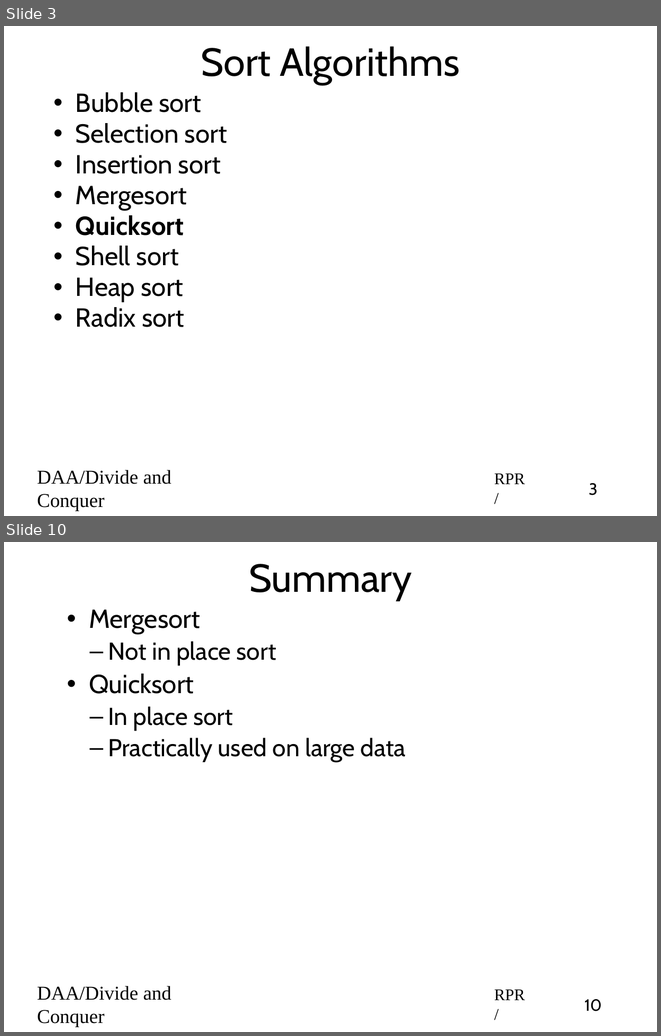
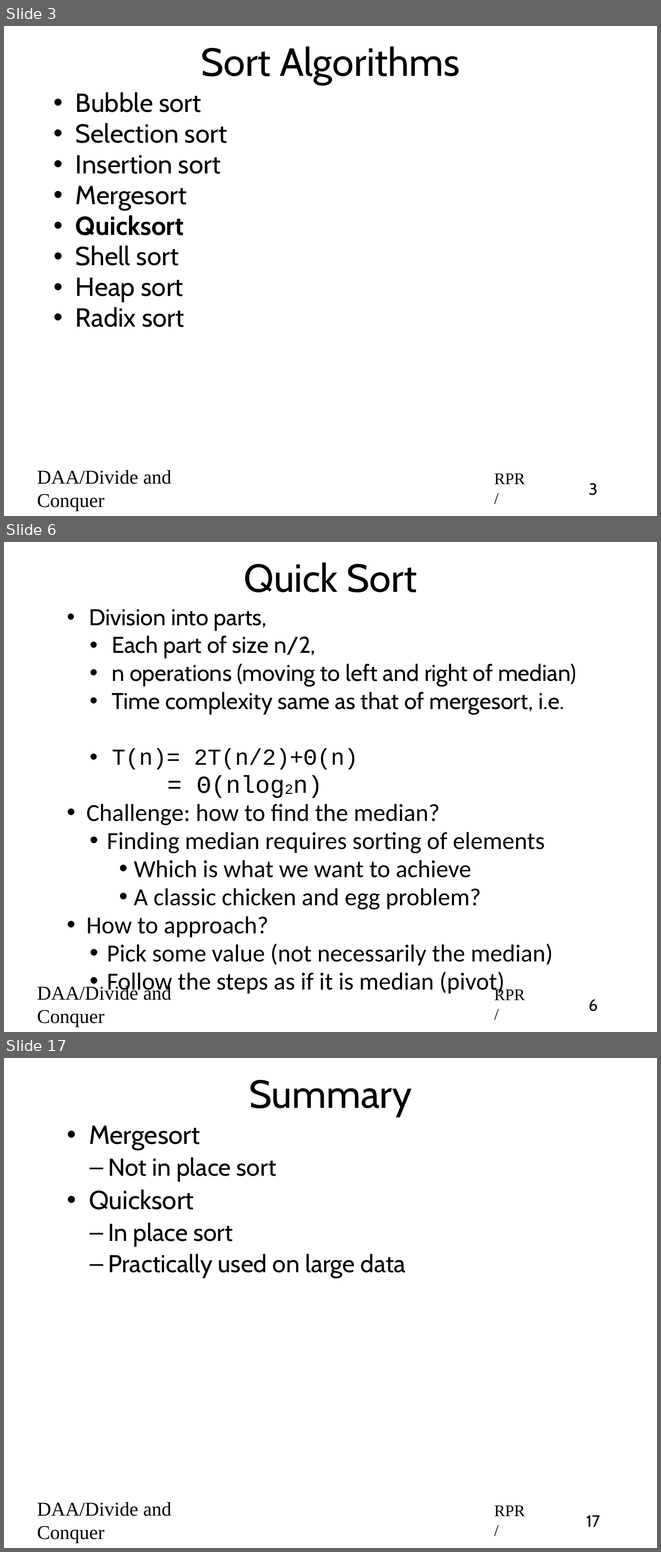
Before and after one commit to rprustagi/2019_20-Even-18CS42-DAA, a slide deck: Slides/2020-Even-DAA-L12-Divide-Conquer-Quicksort.pptx. Shown one above the other, each under a label of ours: slides 3 and 10 before the commit, slides 3, 6 and 17 after it; the slides between them are not shown. The pictures are 661x1036 and 661x1552 pixels, drawn with LibreOffice and Linux fonts; fonts in the diff are those of the drawing. Boxes give left, top, right and bottom in pixels: in the first picture for what was removed or moved away, otherwise in the second. Text is boxed around its words. In the diff, an @@ line names an element or a change of style, - is before the commit and + after.

```diff
--- a/Slides/2020-Even-DAA-L12-Divide-Conquer-Quicksort.pptx
+++ b/Slides/2020-Even-DAA-L12-Divide-Conquer-Quicksort.pptx
@@ slide 6 added at (x1=4, y1=542, x2=657, y2=1032), background #FFFFFF @@
@@ title added at (x1=244, y1=562, x2=417, y2=592), 48 pt, text #000000 @@
+Quick Sort
@@ text added at (x1=86, y1=609, x2=576, y2=995), 30 pt, text #000000 @@
+• Division into parts,
+  • Each part of size n/2,
+  • n operations (moving to left and right of median)
+  • Time complexity same as that of mergesort, i.e.
+  • T(n)= 2T(n/2)+Θ(n)
+              = Θ(nlog2n)
+• Challenge: how to find the median?
+  • Finding median requires sorting of elements
+    • Which is what we want to achieve
+    • A classic chicken and egg problem?
+• How to approach?
+  • Pick some value (not necessarily the median)
+  • Follow the steps as if it is median (pivot)
@@ text added at (x1=37, y1=984, x2=171, y2=1027), 24 pt, text #000000 @@
+DAA/Divide and Conquer
@@ text added at (x1=494, y1=987, x2=525, y2=1000), 20 pt, text #000000 @@
+RPR/
@@ page number added at (x1=589, y1=999, x2=598, y2=1011), 20 pt, text #000000 @@
+6
@@ what was slide 10 is now slide 17 @@
@@ page number at (x1=586, y1=1515, x2=600, y2=1527): text changed @@
-10
+17
```
Also in this commit, not shown: 6 slides changed, 7 other slides added, 1 other file.
